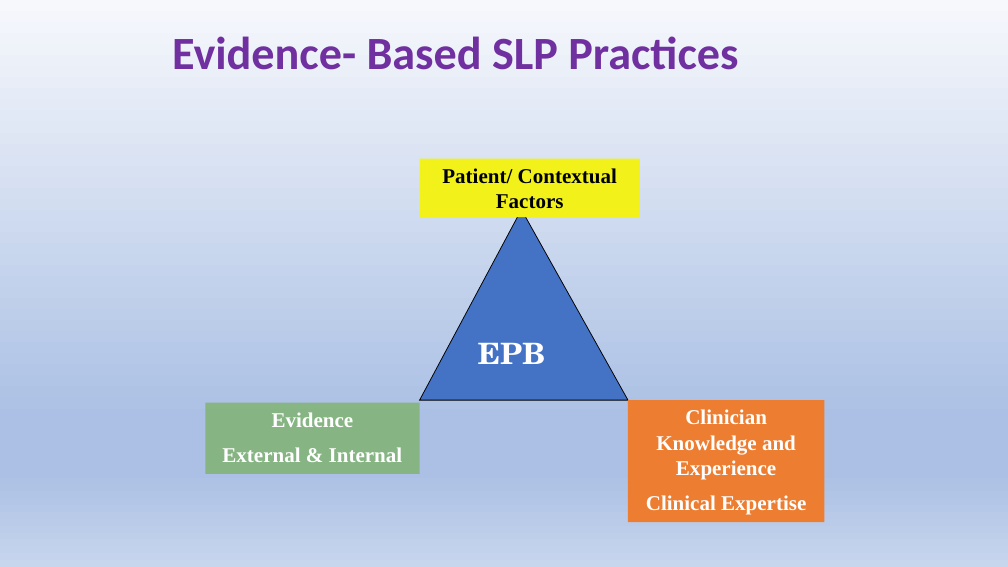
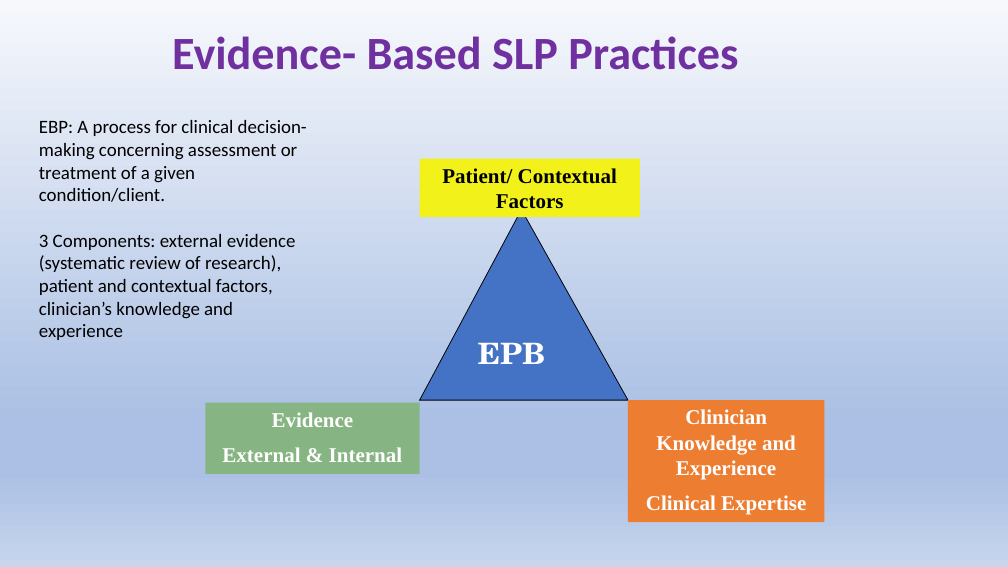
Before and after one commit to Jim-Wright90/cds431_sp22, a slide deck: slide 4 of slides/cds431_week4_2.pptx. Drawn at 1008x567 pixels with LibreOffice and Linux fonts; fonts in the diff are those of the drawing. Boxes give left, top, right and bottom in pixels: in the first picture for what was removed or moved away, otherwise in the second. Text is boxed around its words. In the diff, an @@ line names an element or a change of style, - is before the commit and + after.

```diff
--- a/slides/cds431_week4_2.pptx
+++ b/slides/cds431_week4_2.pptx
@@ text added at <box>39,120,307,340</box>, 18 pt, text #000000 @@
+EBP: A process for clinical decision-making concerning assessment or treatment of a given condition/client.
+3 Components: external evidence (systematic review of research), patient and contextual factors, clinician’s knowledge and experience
```
Also in this commit, not shown: 6 other slides changed, 1 other file.
